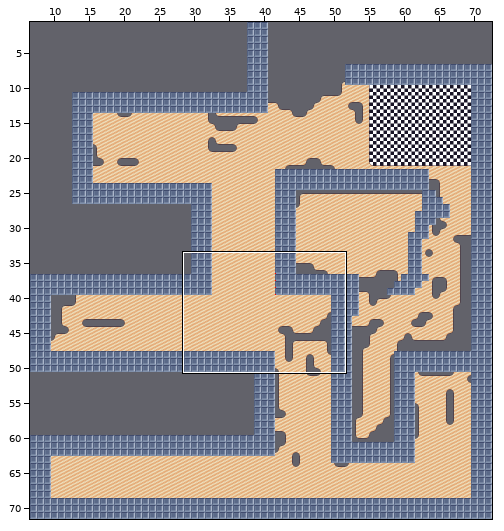
Two states of a Tiled map, core/assets/LevelOne.tmx. The first picture is a wide view before the edit; the outline marks the close-up.
Close-up. Earlier state:
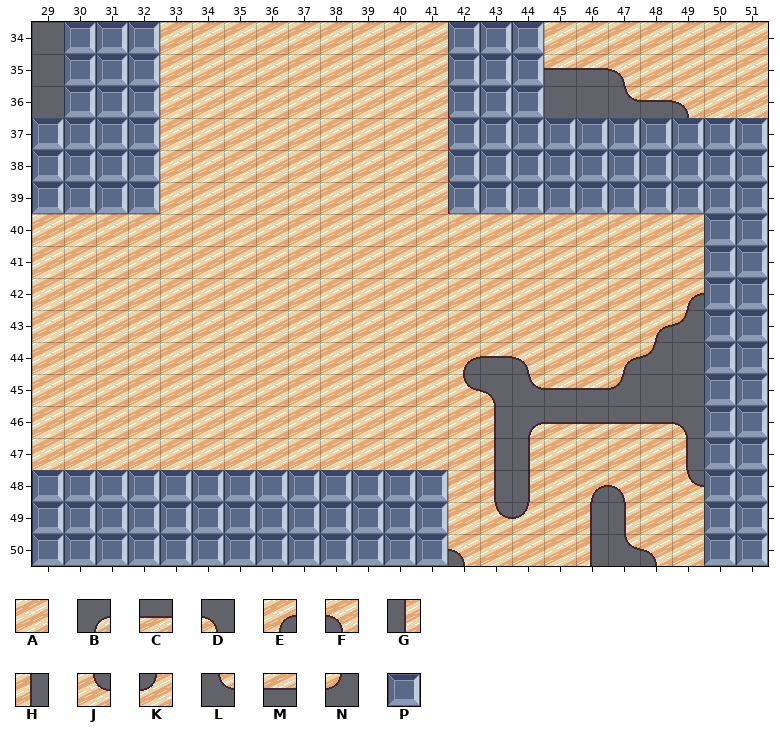
Cells are 32x32 px. Shown: x 29..51, y 34..50. The commit also changed other parts of the map, which this record leaves out. The old version is drawn lined up with the new one.
Key: from "tabletop": A 10, B 21, C 22, D 23, E 24, F 25, G 27, H 29, J 30, K 31, L 33, M 34, N 35; from "wallTile": P 0.
_ is an empty cell, # one hidden under a higher layer.
Layers that did not change in this view are not listed.
Layer "Base" before, first column x 29:
34 _PPPAAAAAAAAAPPPAAAAAAA
35 _PPPAAAAAAAAAPPPMMFAAAA
36 _PPPAAAAAAAAAPPP__LMFAA
37 PPPPAAAAAAAAAPPPPPPPPPP
38 PPPPAAAAAAAAAPPPPPPPPPP
39 PPPPAAAAAAAAAPPPPPPPPPP
40 AAAAAAAAAAAAAAAAAAAAAPP
41 AAAAAAAAAAAAAAAAAAAAAPP
42 AAAAAAAAAAAAAAAAAAAAEPP
43 AAAAAAAAAAAAAAAAAAAENPP
44 AAAAAAAAAAAAAEMFAAEN_PP
45 AAAAAAAAAAAAAJDLMMN__PP
46 AAAAAAAAAAAAAAHBCCCCDPP
47 AAAAAAAAAAAAAAHGAAAAHPP
48 PPPPPPPPPPPPPAHGAEFAJPP
49 PP#########PPAJKAHGAAPP
50 ___________PPFAAAHLFAPP
Once edited:
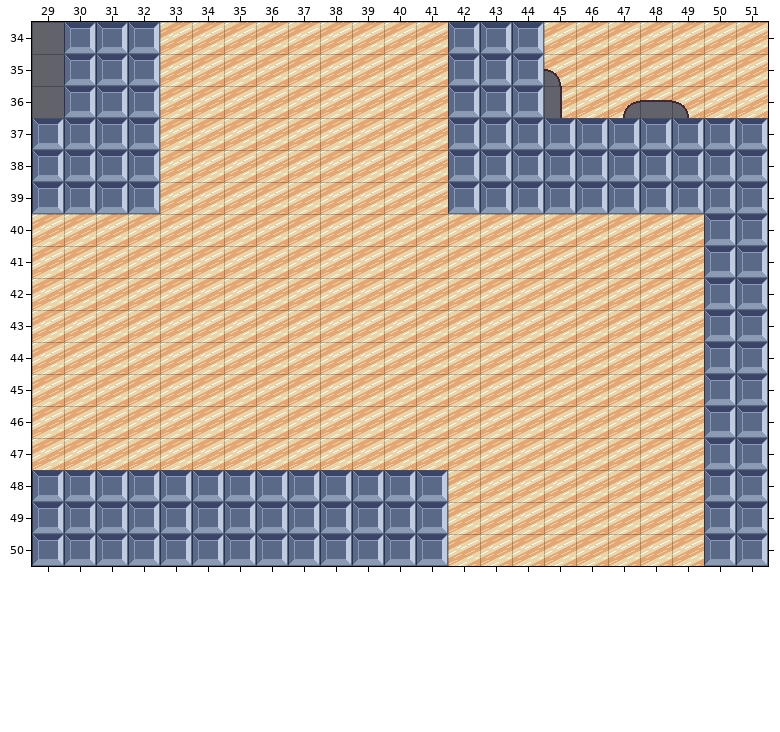
The edit:
Changed rows in their new state; . is an unchanged cell.
map size 175x175 -> 80x80 cells (old content now starts at -45,-45; both pictures use the new coordinates)
Layer "Base":
first column x 45:
35 FAA
36 GAE
first column x 42:
42 .......A
43 ......AA
44 AAA..AAA
45 AAAAAAAA
46 .AAAAAAA
47 .AA....A
48 .AA.AA.A
49 .AA.AA..
50 A...AAA.
